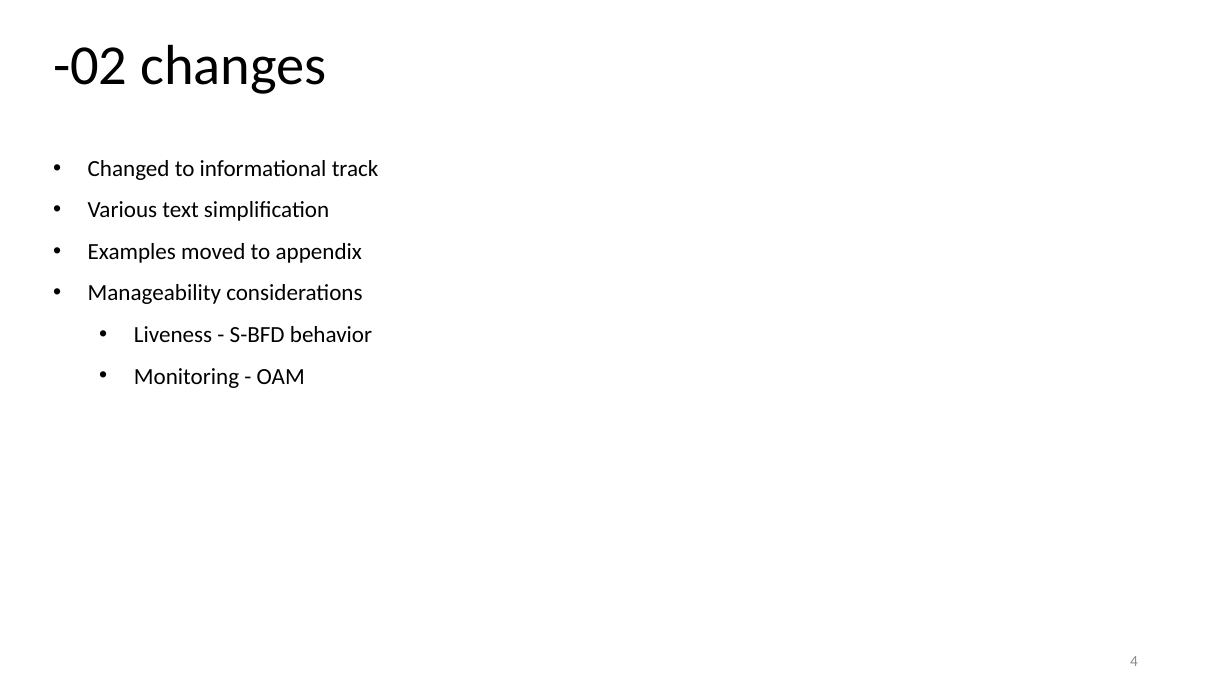
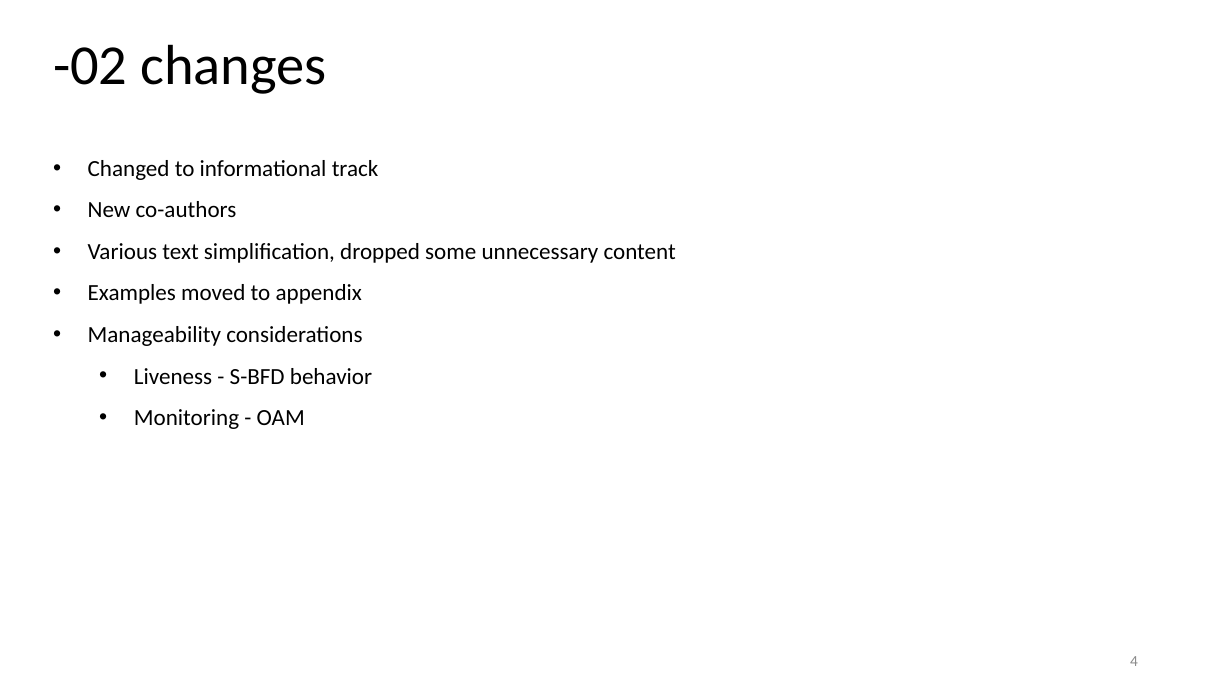
Before and after one commit to astone282/draft-stone-spring-mpte-sr, a slide deck: slide 4 of ietf126-draft-stone-spring-mpte-sr.pptx. Drawn at 1232x693 pixels with LibreOffice and Linux fonts; fonts in the diff are those of the drawing. Boxes give left, top, right and bottom in pixels: in the first picture for what was removed or moved away, otherwise in the second. Text is boxed around its words. In the diff, an @@ line names an element or a change of style, - is before the commit and + after.

```diff
--- a/ietf126-draft-stone-spring-mpte-sr.pptx
+++ b/ietf126-draft-stone-spring-mpte-sr.pptx
@@ text at bbox=[88, 201, 676, 263]: text changed @@
-• Various text simplification
+• New co-authors
+• Various text simplification, dropped some unnecessary content
```
Also in this commit, not shown: 1 other slide changed, 1 other file.
